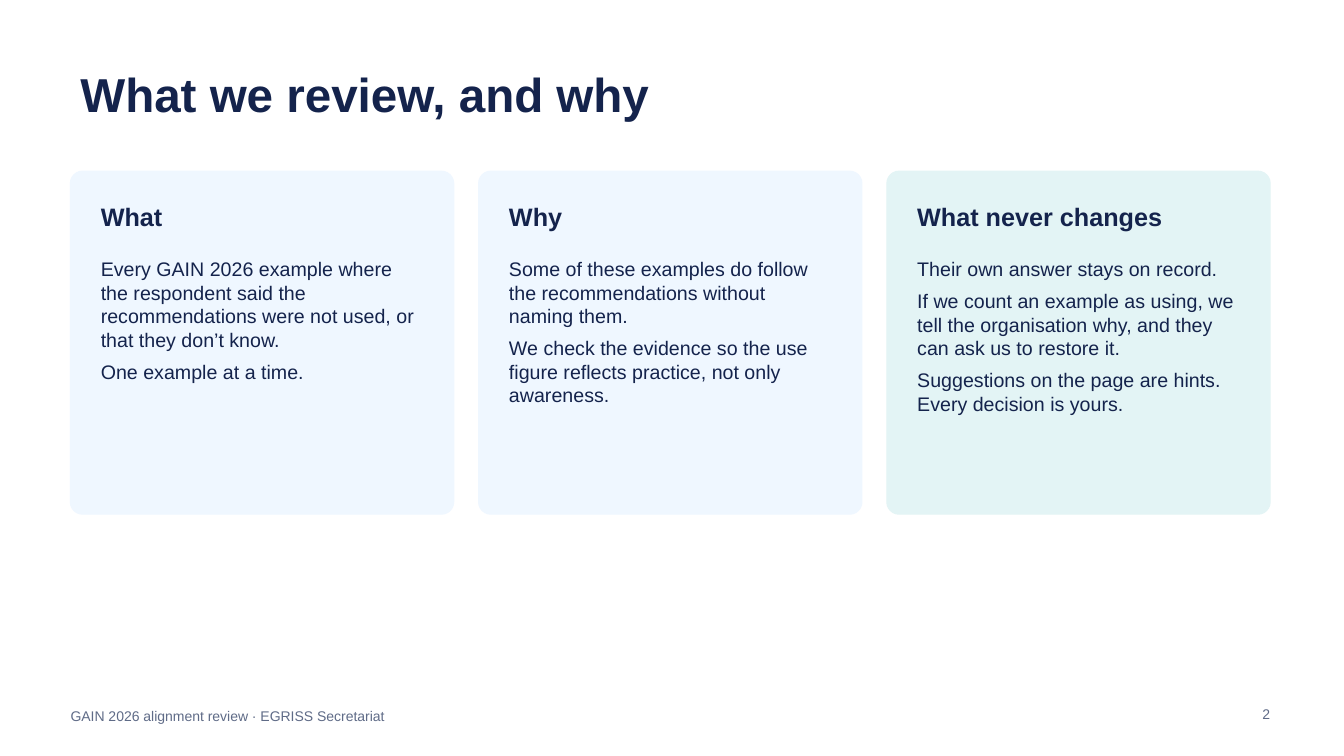
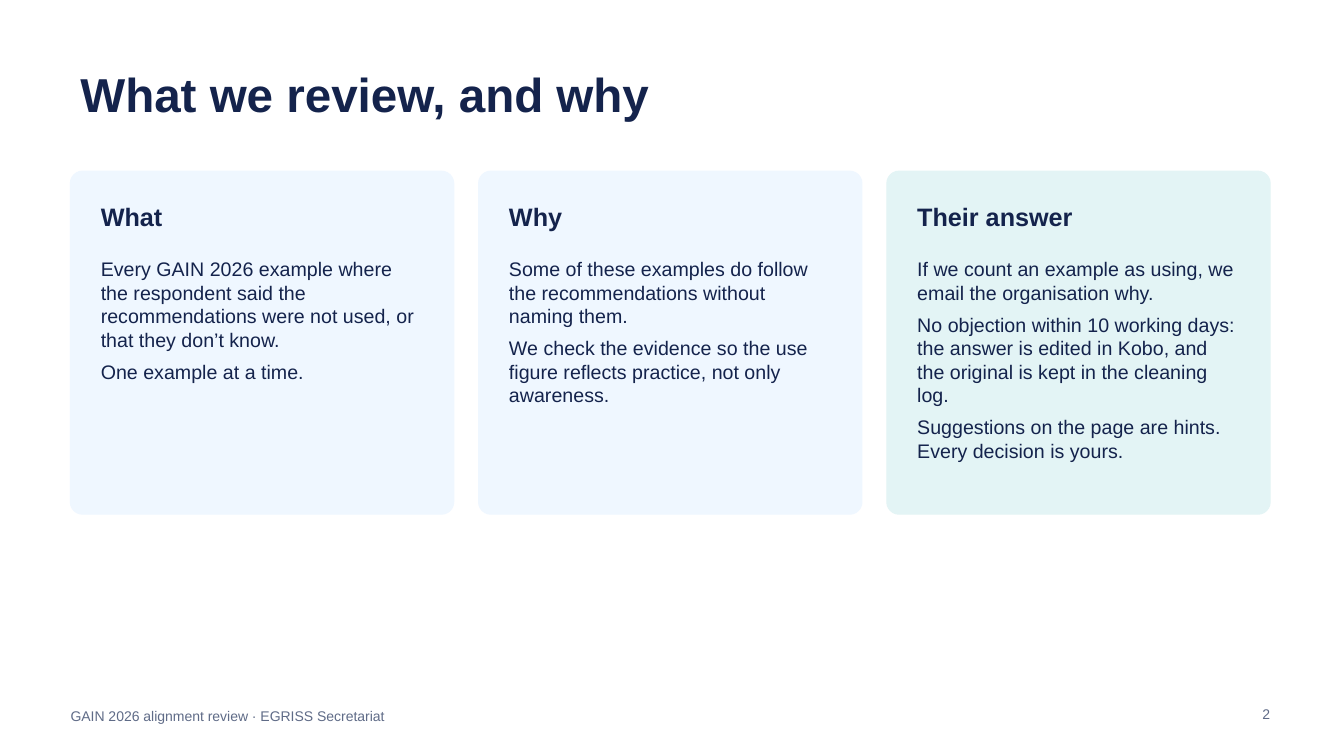
Before and after one commit to egrisstats/GAIN-story, a slide deck: slide 2 of dashboard/review-guide.pptx. Drawn at 1344x756 pixels with LibreOffice and Linux fonts; fonts in the diff are those of the drawing. Boxes give left, top, right and bottom in pixels: in the first picture for what was removed or moved away, otherwise in the second. Text is boxed around its words. In the diff, an @@ line names an element or a change of style, - is before the commit and + after.

```diff
--- a/dashboard/review-guide.pptx
+++ b/dashboard/review-guide.pptx
@@ text at (917,207,1073,227): text changed @@
-What never changes
+Their answer
@@ text at (917,261,1235,406): text changed @@
-Their own answer stays on record.
-If we count an example as using, we tell the organisation why, and they can ask us to restore it.
+If we count an example as using, we email the organisation why.
+No objection within 10 working days: the answer is edited in Kobo, and the original is kept in the cleaning log.
```
Also in this commit, not shown: 3 other slides changed, 2 other files.
